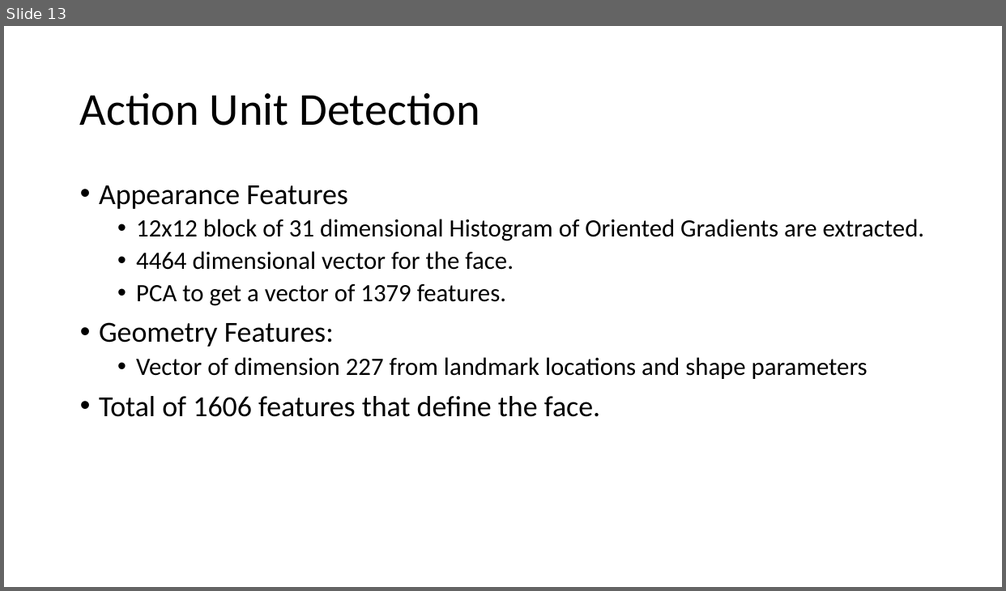
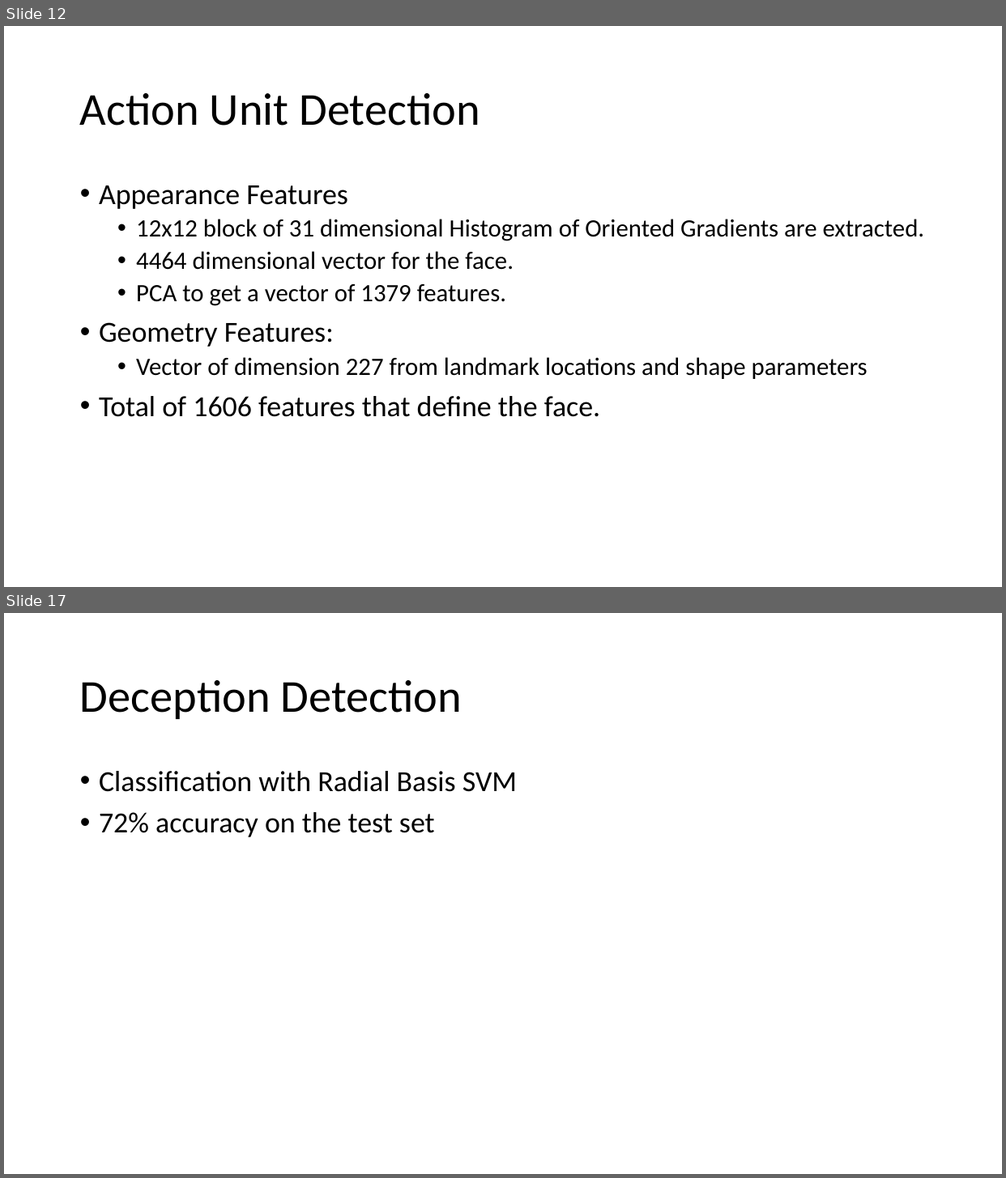
Before and after one commit to AscaL/thesis, a slide deck: Deception Detection using Facial Action Units.pptx. Shown one above the other, each under a label of ours: slide 13 before the commit, slides 12 and 17 after it; the slides between them are not shown. The pictures are 1006x591 and 1006x1178 pixels, drawn with LibreOffice and Linux fonts; fonts in the diff are those of the drawing. Boxes give left, top, right and bottom in pixels: in the first picture for what was removed or moved away, otherwise in the second. Text is boxed around its words. In the diff, an @@ line names an element or a change of style, - is before the commit and + after.

```diff
--- a/Deception Detection using Facial Action Units.pptx
+++ b/Deception Detection using Facial Action Units.pptx
@@ slide 17 added at box(4, 613, 1002, 1174), background #FFFFFF @@
@@ title added at box(80, 680, 462, 719), 44 pt, text #000000 @@
+Deception Detection
@@ text added at box(99, 771, 517, 837), 28 pt, text #000000 @@
+• Classification with Radial Basis SVM
+• 72% accuracy on the test set
@@ what was slide 13 is now slide 12 @@
```
Also in this commit, not shown: 3 slides changed, 6 other slides added, 1 slide removed, 2 other files.
